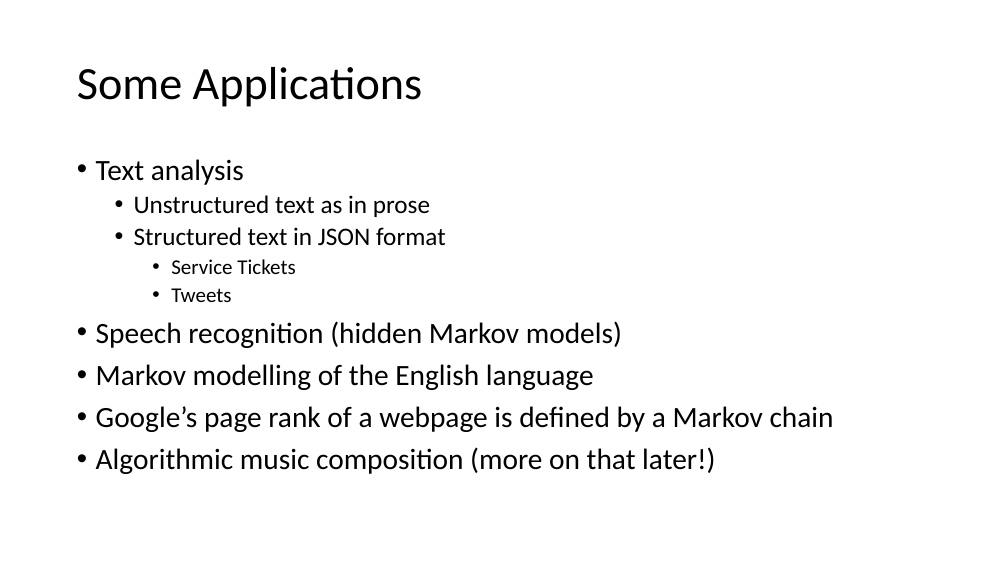
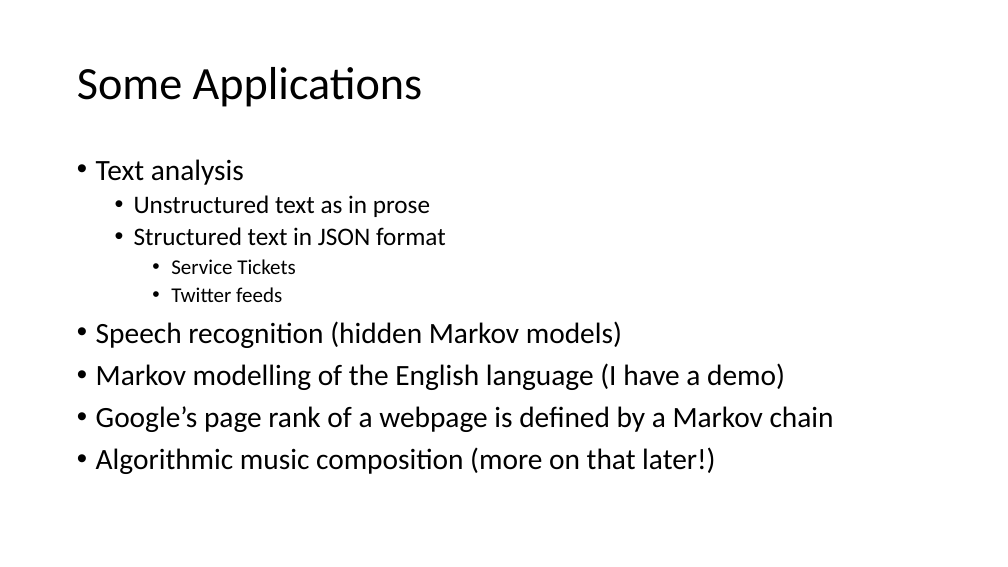
Before and after one commit to dwbzen/commonlib, a slide deck: slide 10 of doc/Markov Chain Lunch and Learn.pptx. Drawn at 1008x567 pixels with LibreOffice and Linux fonts; fonts in the diff are those of the drawing; background and template pictures are left out. Boxes give left, top, right and bottom in pixels: in the first picture for what was removed or moved away, otherwise in the second. Text is boxed around its words. In the diff, an @@ line names an element or a change of style, - is before the commit and + after.

```diff
--- a/doc/Markov Chain Lunch and Learn.pptx
+++ b/doc/Markov Chain Lunch and Learn.pptx
@@ text at (171,287,282,302): text changed @@
-    • Tweets
+    • Twitter feeds
@@ text at (96,363,785,390): text changed @@
-• Markov modelling of the English language
+• Markov modelling of the English language (I have a demo)
```
Also in this commit, not shown: 6 other slides changed, 4 slides added, 1 slide removed, 1 other file.
